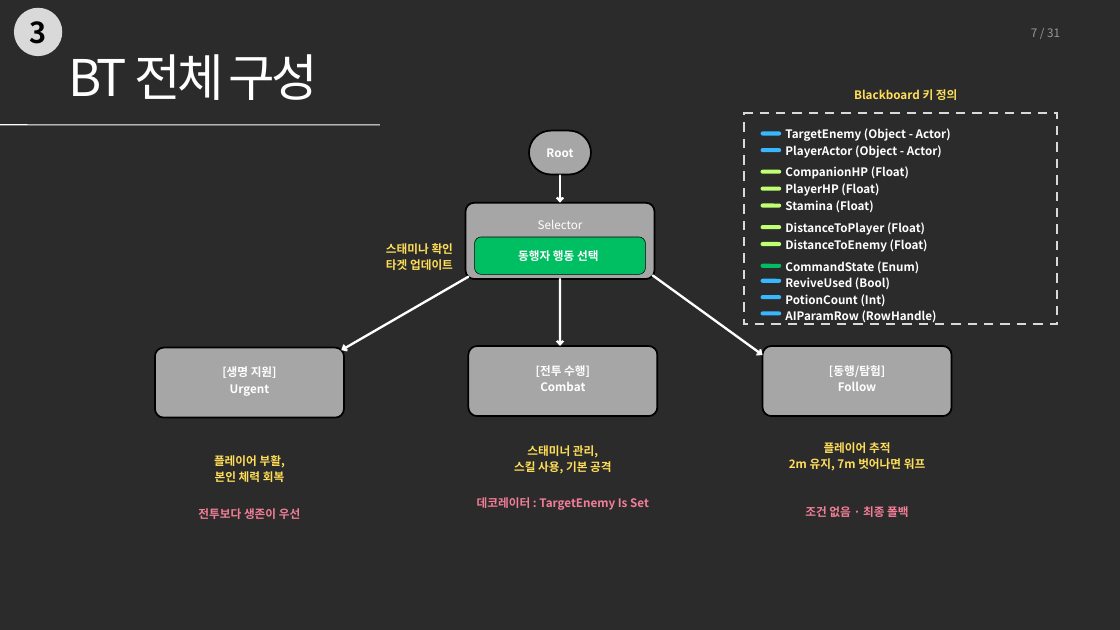
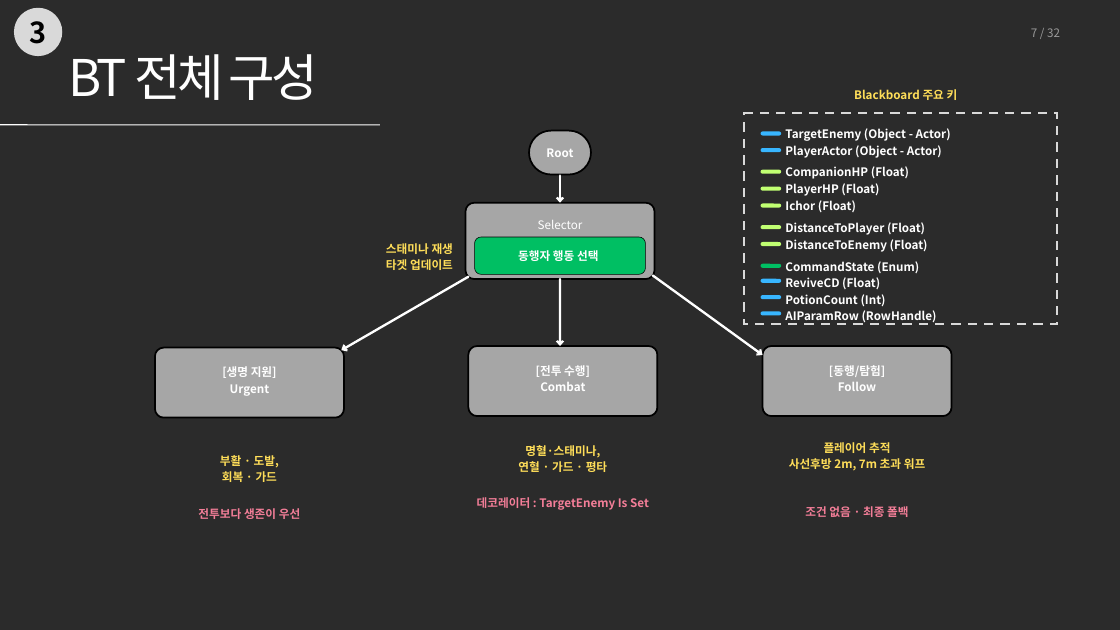
Before and after one commit to 0518tune/portfolio, a slide deck: slide 7 of files/수정본/동행자_BT설계.pptx. Drawn at 1120x630 pixels with LibreOffice and Linux fonts; fonts in the diff are those of the drawing; background and template pictures are left out; a plain dark background stands for a picture behind light text. Boxes give left, top, right and bottom in pixels: in the first picture for what was removed or moved away, otherwise in the second. Text is boxed around its words. In the diff, an @@ line names an element or a change of style, - is before the commit and + after.

```diff
--- a/files/수정본/동행자_BT설계.pptx
+++ b/files/수정본/동행자_BT설계.pptx
@@ text at (1031,28,1060,37): text changed @@
-7 / 31
+7 / 32
@@ text at (854,89,958,100): text changed @@
-Blackboard 키 정의
+Blackboard 주요 키
@@ text at (785,200,856,212): text changed @@
-Stamina (Float)
+Ichor (Float)
@@ text at (386,243,453,254): text changed @@
-스태미나 확인
+스태미나 재생
@@ text at (785,277,880,289): text changed @@
-ReviveUsed (Bool)
+ReviveCD (Float)
@@ text at (518,445,607,472): text changed @@
-스태미너 관리,
-스킬 사용, 기본 공격
+명혈·스태미나,
+연혈 · 가드 · 평타
@@ text at (220,455,279,482): text changed @@
-플레이어 부활,
-본인 체력 회복
+부활 · 도발,
+회복 · 가드
@@ text at (789,458,925,471): text changed @@
-2m 유지, 7m 벗어나면 워프
+사선후방 2m, 7m 초과 워프
```
Also in this commit, not shown: 28 other slides changed, 2 slides added, 1 slide removed, 6 other files.
